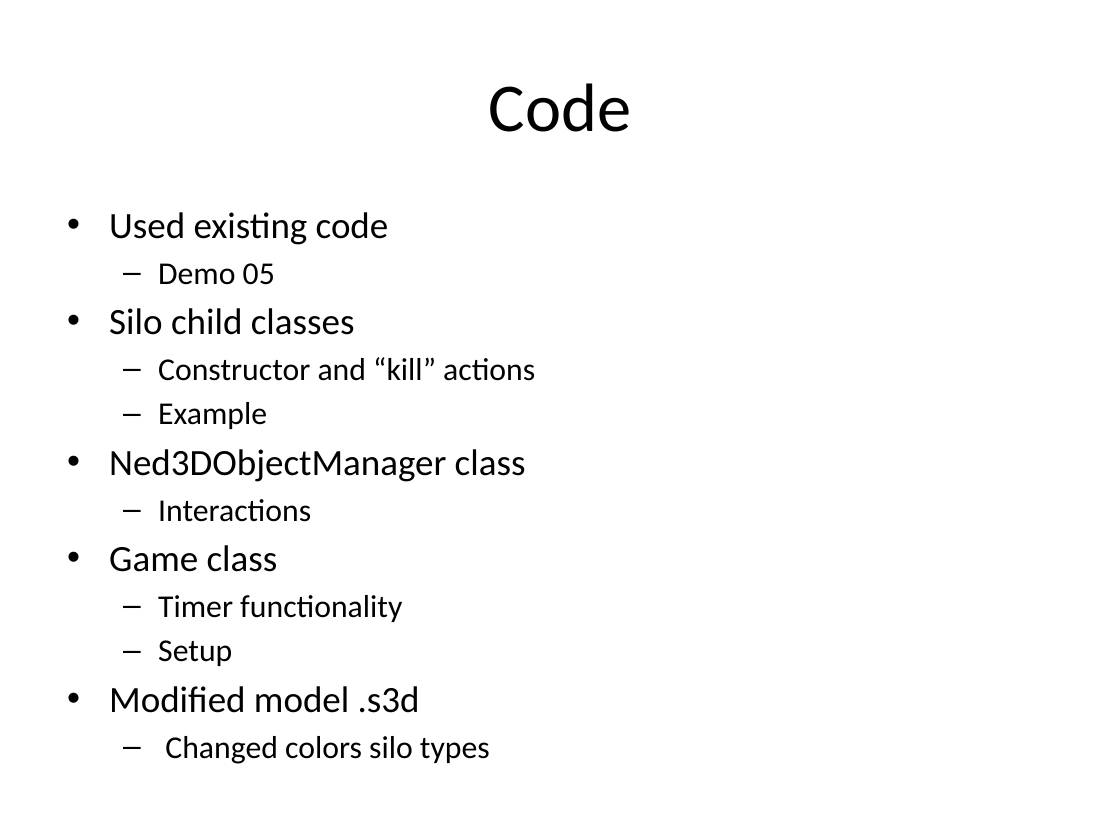
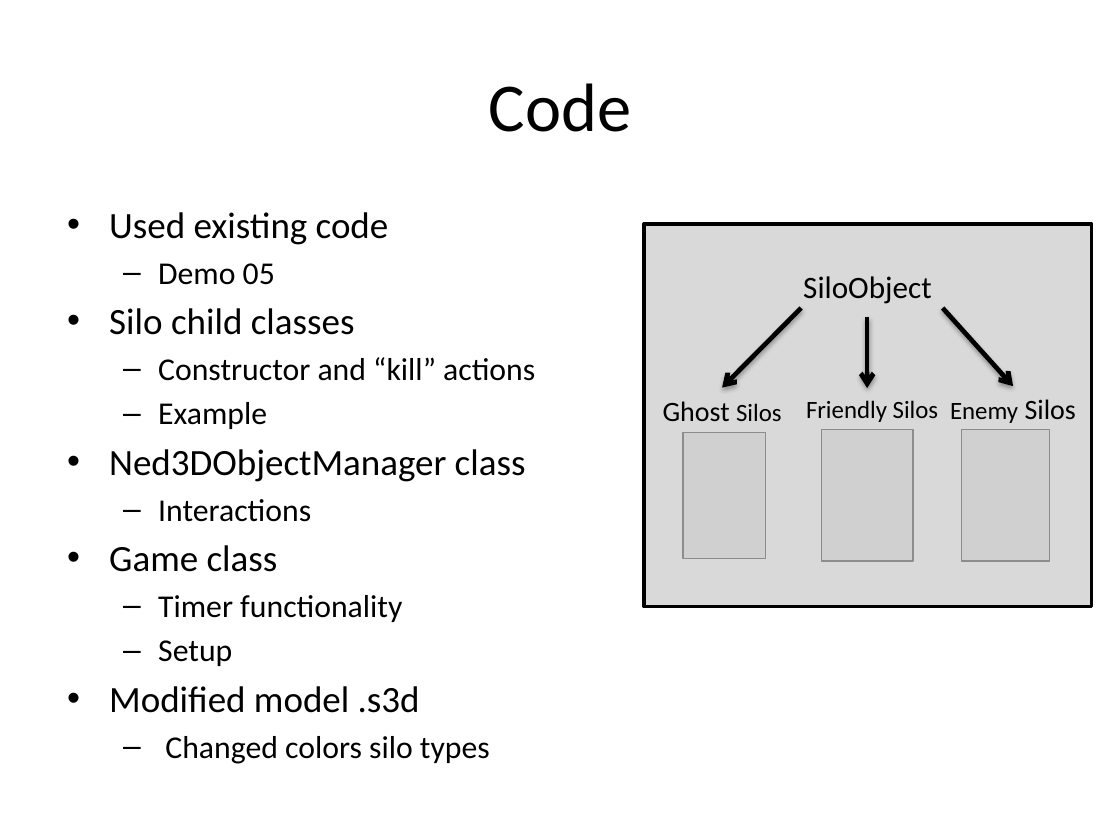
Before and after one commit to carussell/nvvg, a slide deck: slide 4 of NVVG.pptx. Drawn at 1120x840 pixels with LibreOffice and Linux fonts; fonts in the diff are those of the drawing; grey boxes stand for pictures; background and template pictures are left out. Boxes give left, top, right and bottom in pixels: in the first picture for what was removed or moved away, otherwise in the second. Text is boxed around its words. In the diff, an @@ line names an element or a change of style, - is before the commit and + after.

```diff
--- a/NVVG.pptx
+++ b/NVVG.pptx
@@ rectangle added at <box>644,224,1092,607</box>, fill #D9D9D9, outline #000000 2 pt @@
@@ text added at <box>803,276,931,304</box>, 20 pt, text #000000 @@
+SiloObject
@@ arrow added from (801, 308) to (722, 388), #000000 3 pt @@
@@ arrow added from (867, 317) to (867, 388), #000000 3 pt @@
@@ arrow added from (943, 308) to (1014, 386), #000000 3 pt @@
@@ text added at <box>663,401,782,421</box>, 18 pt, text #000000 @@
+Ghost Silos
@@ text added at <box>806,400,939,422</box>, 16 pt, text #000000 @@
+Friendly Silos
@@ text added at <box>950,399,1076,423</box>, 16 pt, text #000000 @@
+Enemy Silos
@@ picture added at <box>683,432,765,559</box> @@
@@ picture added at <box>821,430,913,561</box> @@
@@ picture added at <box>961,430,1049,561</box> @@
```
Also in this commit, not shown: 1 other slide changed.
